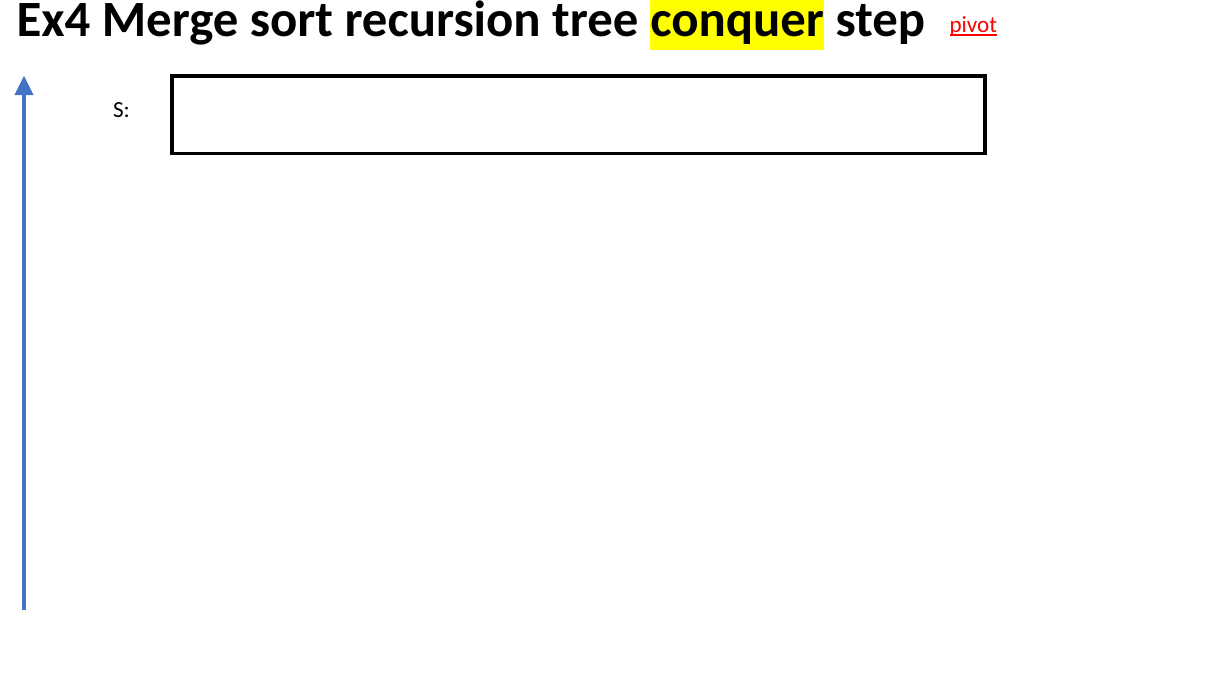
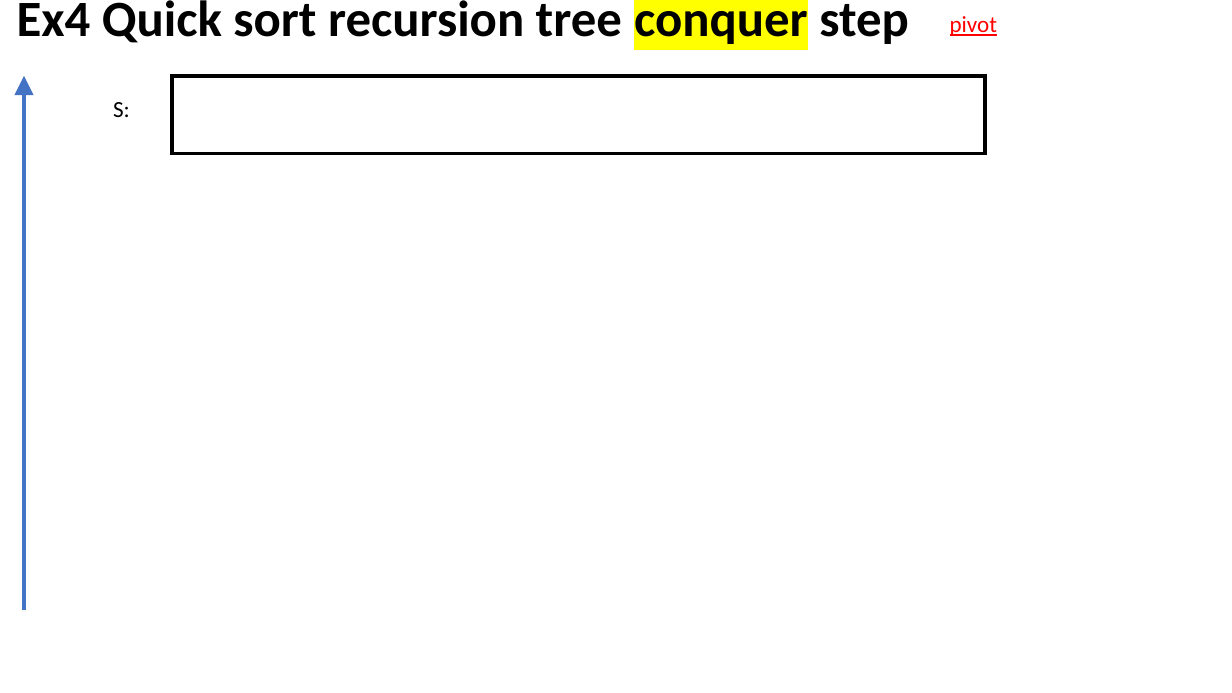
Before and after one commit to ganglix/CMPT142_code_SPC, a slide deck: slide 6 of week_7/ch18_ex1_demo1_ex2_ex4.pptx. Drawn at 1232x693 pixels with LibreOffice and Linux fonts; fonts in the diff are those of the drawing. Boxes give left, top, right and bottom in pixels: in the first picture for what was removed or moved away, otherwise in the second. Text is boxed around its words. In the diff, an @@ line names an element or a change of style, - is before the commit and + after.

```diff
--- a/week_7/ch18_ex1_demo1_ex2_ex4.pptx
+++ b/week_7/ch18_ex1_demo1_ex2_ex4.pptx
@@ title at bbox=[17, 0, 908, 44]: text changed @@
-Ex4 Merge sort recursion tree conquer step
+Ex4 Quick sort recursion tree conquer step
```
Also in this commit, not shown: 4 other files.
